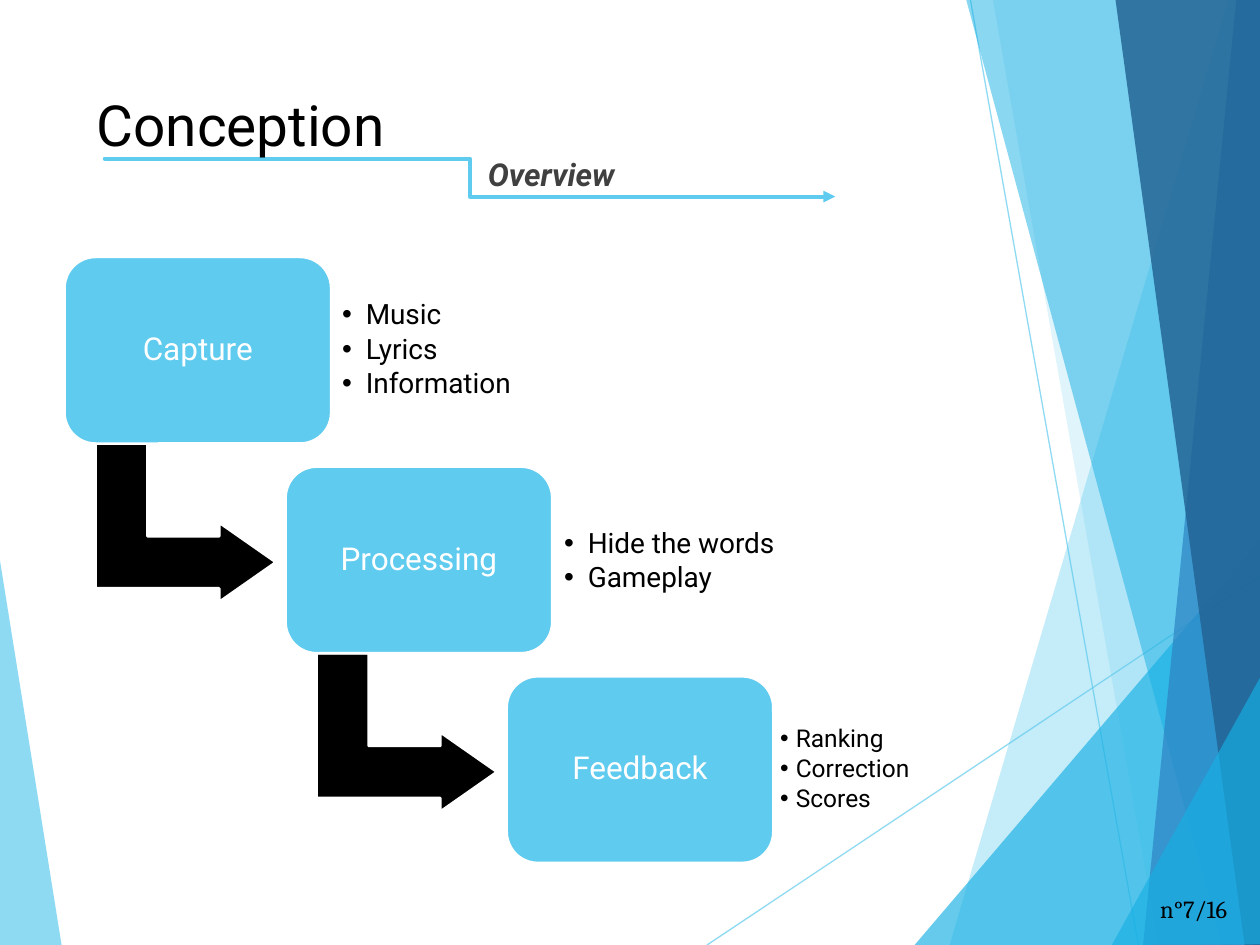
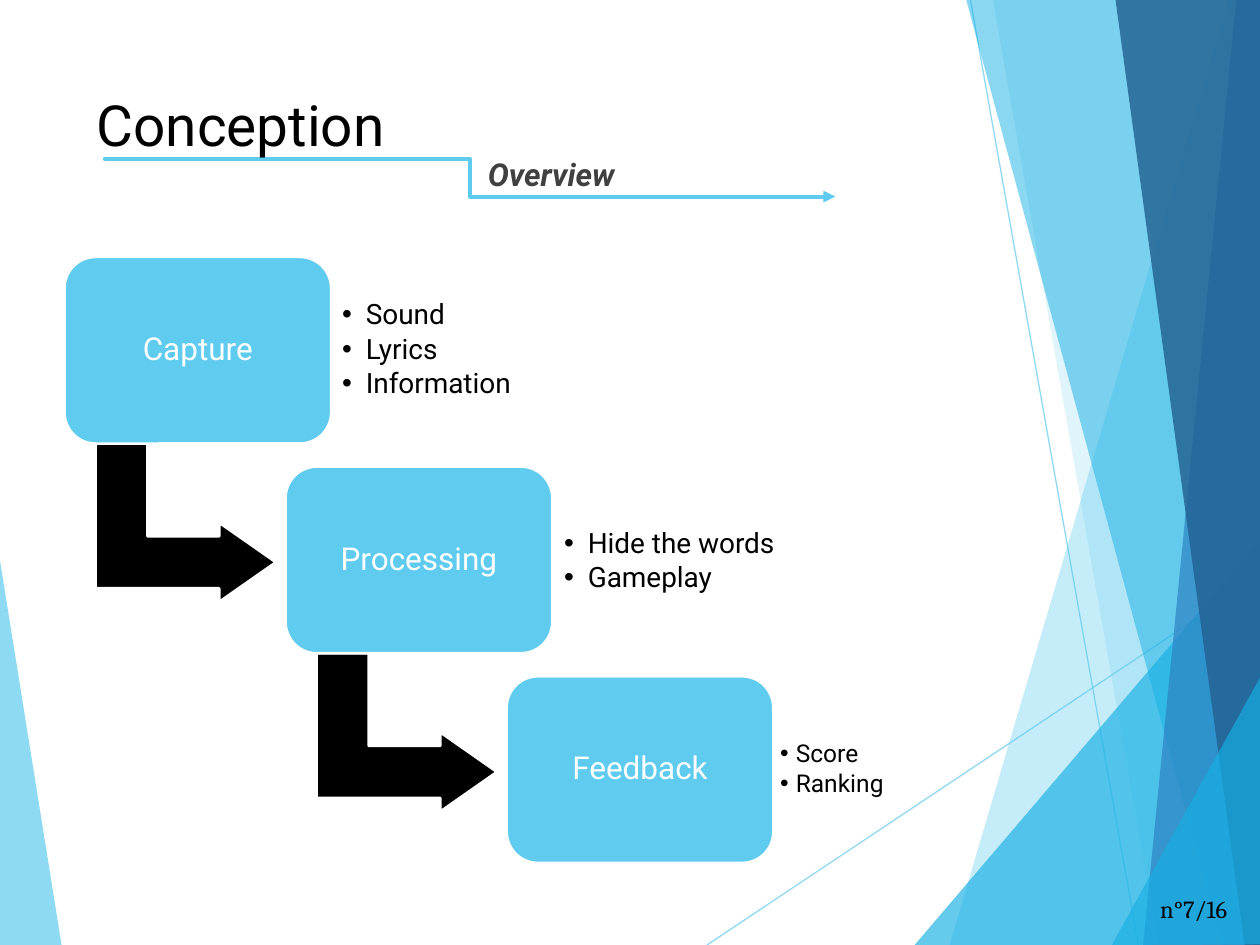
Before and after one commit to Terrasse/Dontforgetthelyrics, a slide deck: slide 7 of English_project.pptx. Drawn at 1260x945 pixels with LibreOffice and Linux fonts; fonts in the diff are those of the drawing. Boxes give left, top, right and bottom in pixels: in the first picture for what was removed or moved away, otherwise in the second. Text is boxed around its words. In the diff, an @@ line names an element or a change of style, - is before the commit and + after.

```diff
--- a/English_project.pptx
+++ b/English_project.pptx
@@ text at (366,303,445,325): text changed @@
-  •• Music
+  •• Sound
@@ text at (796,744,858,763): paragraph added @@
+  •• Score
@@ text at (796,759,910,808): paragraphs removed @@
-  •• Correction
-  •• Scores
```
Also in this commit, not shown: 3 other slides changed, 1 other file.
